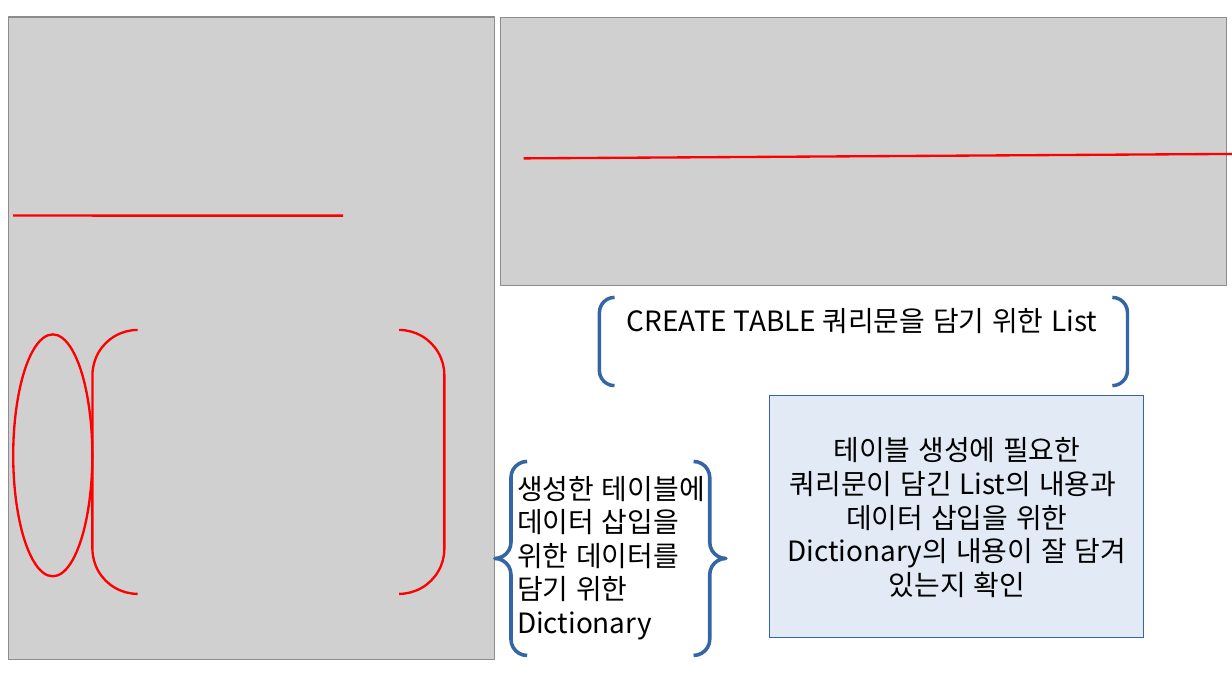
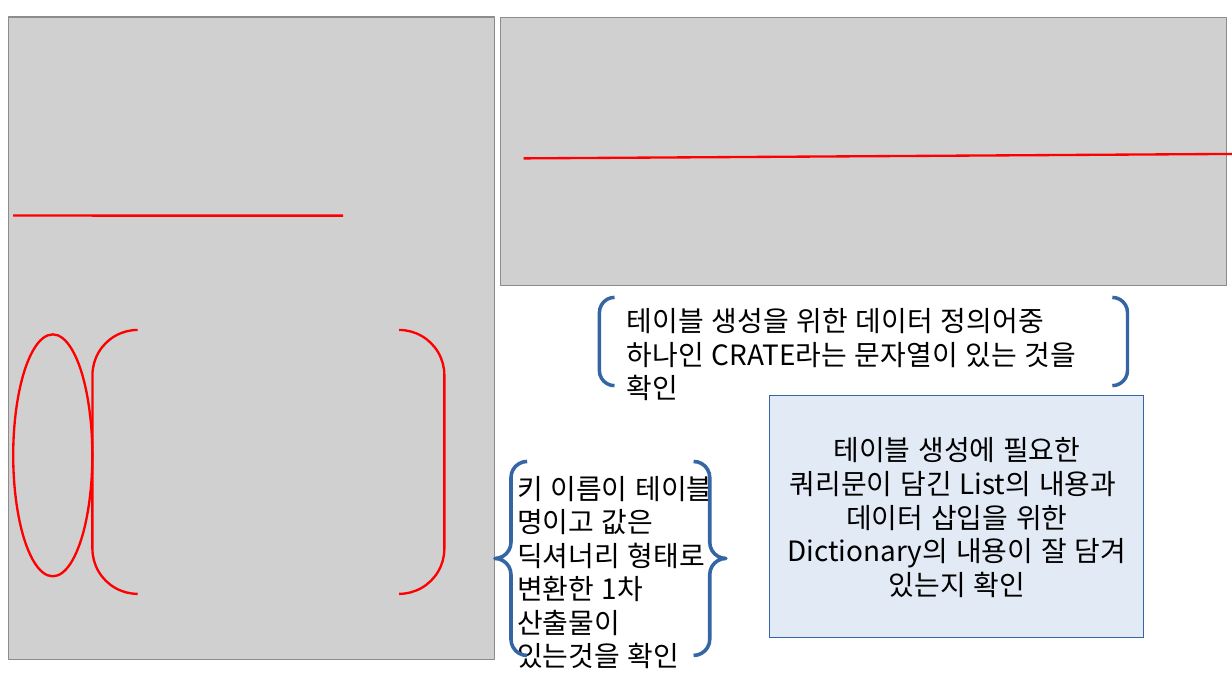
Before and after one commit to deardeer123/workspace_sts, a slide deck: slide 11 of python_study/project_python/파이썬_프로젝트2/한국 전기 안전 공사 감전 사고.pptx. Drawn at 1232x693 pixels with LibreOffice and Linux fonts; fonts in the diff are those of the drawing; grey boxes stand for pictures. Boxes give left, top, right and bottom in pixels: in the first picture for what was removed or moved away, otherwise in the second. Text is boxed around its words. In the diff, an @@ line names an element or a change of style, - is before the commit and + after.

```diff
--- a/python_study/project_python/파이썬_프로젝트2/한국 전기 안전 공사 감전 사고.pptx
+++ b/python_study/project_python/파이썬_프로젝트2/한국 전기 안전 공사 감전 사고.pptx
@@ text at [627,308,1076,401]: text changed @@
-CREATE TABLE 쿼리문을 담기 위한 List
+테이블 생성을 위한 데이터 정의어중 하나인 CRATE라는 문자열이 있는 것을 확인
@@ text at [517,471,712,669]: text changed @@
-생성한 테이블에 데이터 삽입을 위한 데이터를 담기 위한 Dictionary
+키 이름이 테이블 명이고 값은 딕셔너리 형태로 변환한 1차 산출물이 있는것을 확인
```
Also in this commit, not shown: 11 other slides changed, 3 slides added, 2 slides removed, 2 other files.
